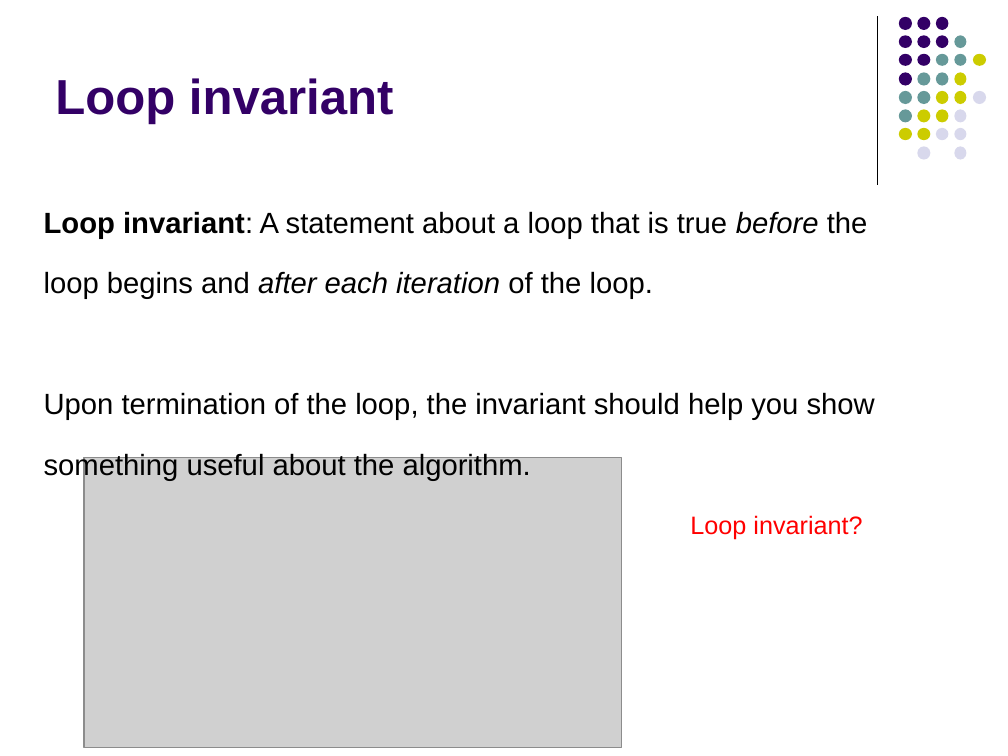
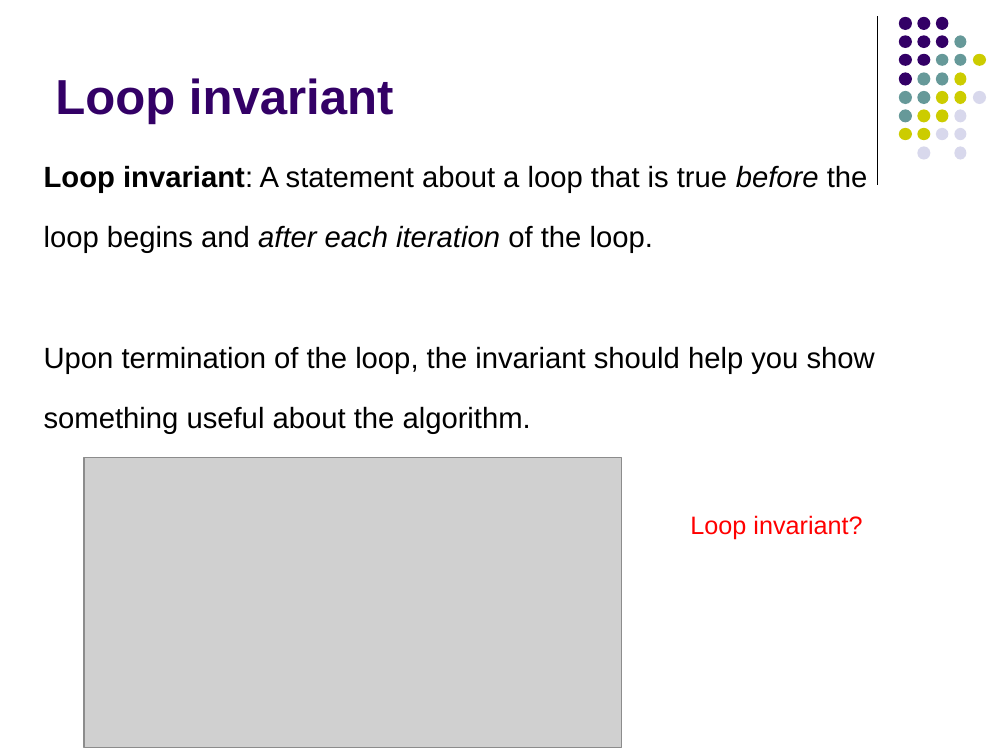
Before and after one commit to Collins-kariuk/Algorithms, a slide deck: slide 26 of Lectures/Lecture 02_Big O.pptx. Drawn at 1008x756 pixels with LibreOffice and Linux fonts; fonts in the diff are those of the drawing; grey boxes stand for pictures. Boxes give left, top, right and bottom in pixels: in the first picture for what was removed or moved away, otherwise in the second. Text is boxed around its words. In the diff, an @@ line names an element or a change of style, - is before the commit and + after.

```diff
--- a/Lectures/Lecture 02_Big O.pptx
+++ b/Lectures/Lecture 02_Big O.pptx
@@ text "Loop invariant: A statement about ...": place and size @@
-text "Loop invariant: A statement about ..." at <box>44,211,875,481</box>
+text "Loop invariant: A statement about ..." at <box>44,165,875,434</box>
```
Also in this commit, not shown: 14 other slides changed.
